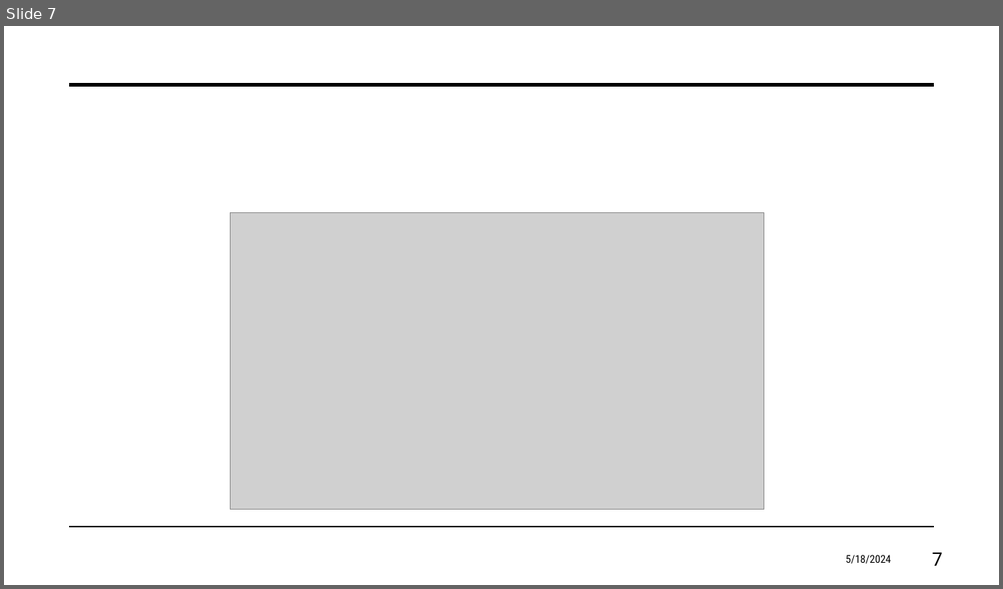
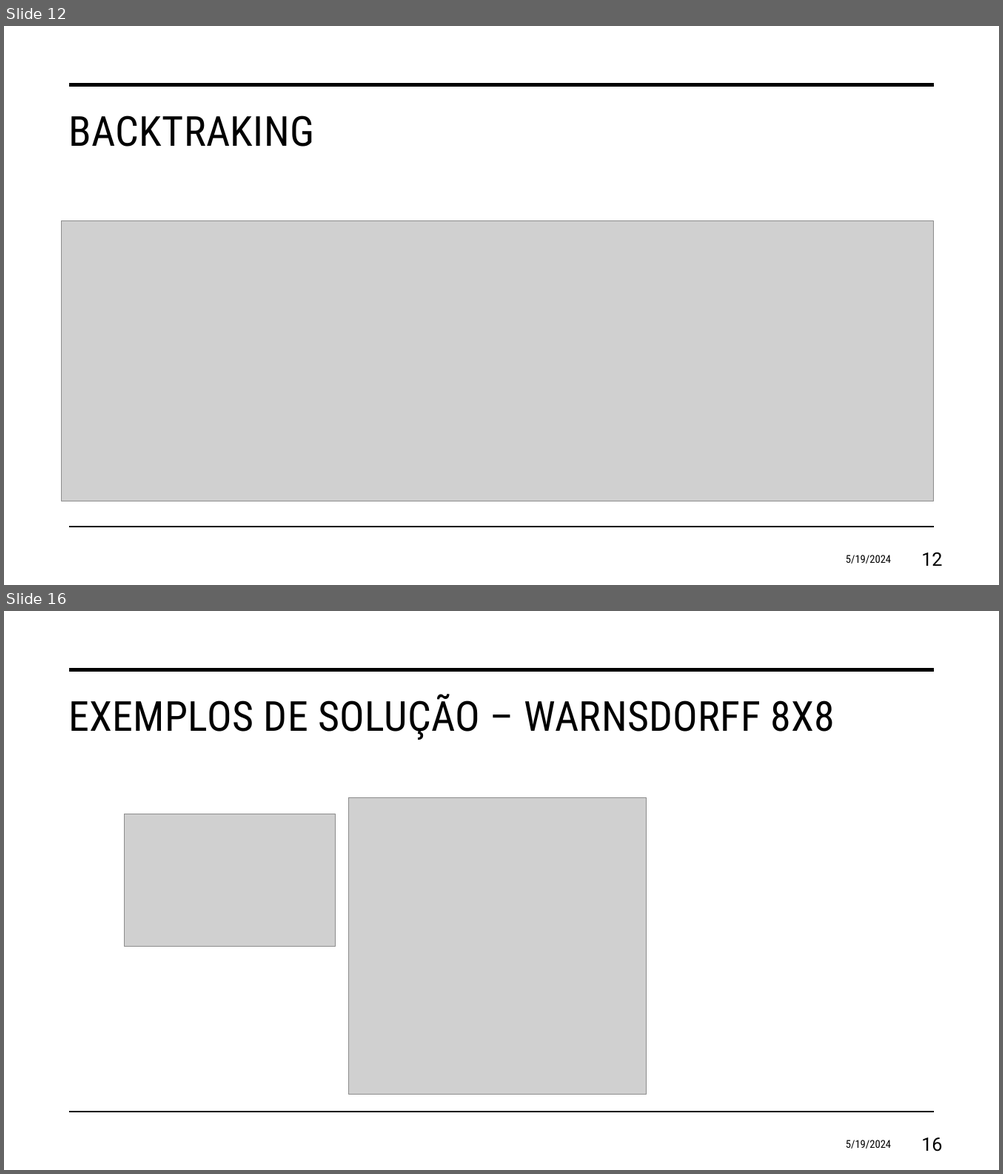
Before and after one commit to eduardosavian/chess-horse-tour, a slide deck: Presentation.pptx. Shown one above the other, each under a label of ours: slide 7 before the commit, slides 12 and 16 after it; the slides between them are not shown. The pictures are 1003x589 and 1003x1174 pixels, drawn with LibreOffice and Linux fonts; fonts in the diff are those of the drawing; grey boxes stand for pictures. Boxes give left, top, right and bottom in pixels: in the first picture for what was removed or moved away, otherwise in the second. Text is boxed around its words. In the diff, an @@ line names an element or a change of style, - is before the commit and + after.

```diff
--- a/Presentation.pptx
+++ b/Presentation.pptx
@@ slide 16 added at (4, 611, 999, 1170), background #FFFFFF; not listed: 2 template elements that a slide beside it also shows @@
@@ title added at (68, 694, 835, 740), 40 pt, text #000000 @@
+EXEMPLOS DE SOLUÇÃO – WARNSDORFF 8X8
@@ picture added at (349, 798, 646, 1095) @@
@@ picture added at (125, 815, 336, 947) @@
@@ text added at (845, 1140, 891, 1149), 10.5 pt, text #000000 @@
+5/19/2024
@@ page number added at (921, 1138, 942, 1152), 18 pt, text #000000 @@
+16
@@ what was slide 7 is now slide 12 @@
@@ slide 12 changed as well @@
@@ title added at (68, 116, 314, 147), 40 pt, text #000000 @@
+BACKTRAKING
@@ picture: place and size @@
-picture at (231, 213, 764, 510)
+picture at (62, 221, 933, 502)
@@ text at (845, 555, 891, 564): text changed @@
-5/18/2024
+5/19/2024
@@ page number at (921, 553, 942, 566): text changed @@
-7
+12
```
Also in this commit, not shown: 7 other slides changed, 14 other slides added, 5 other files.
